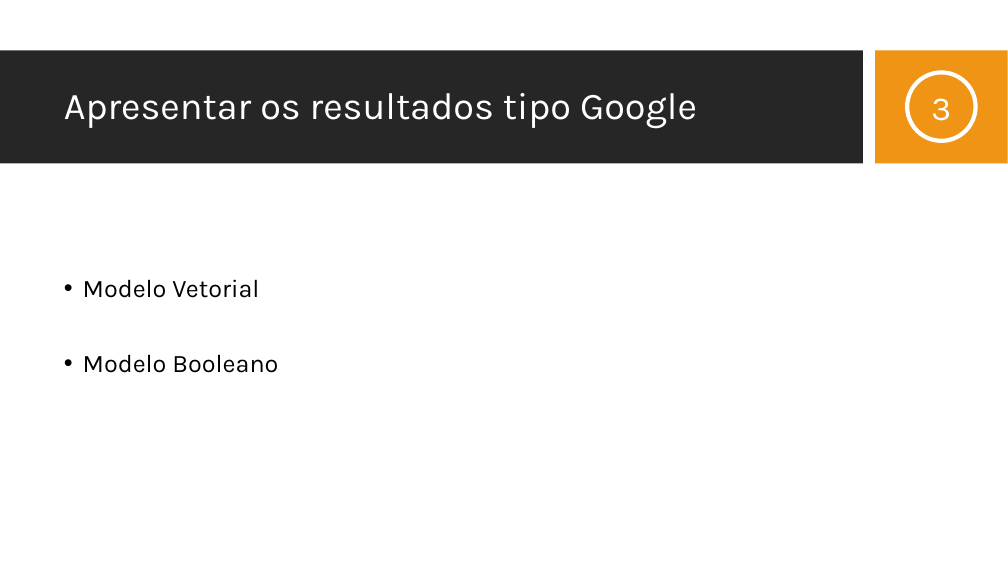
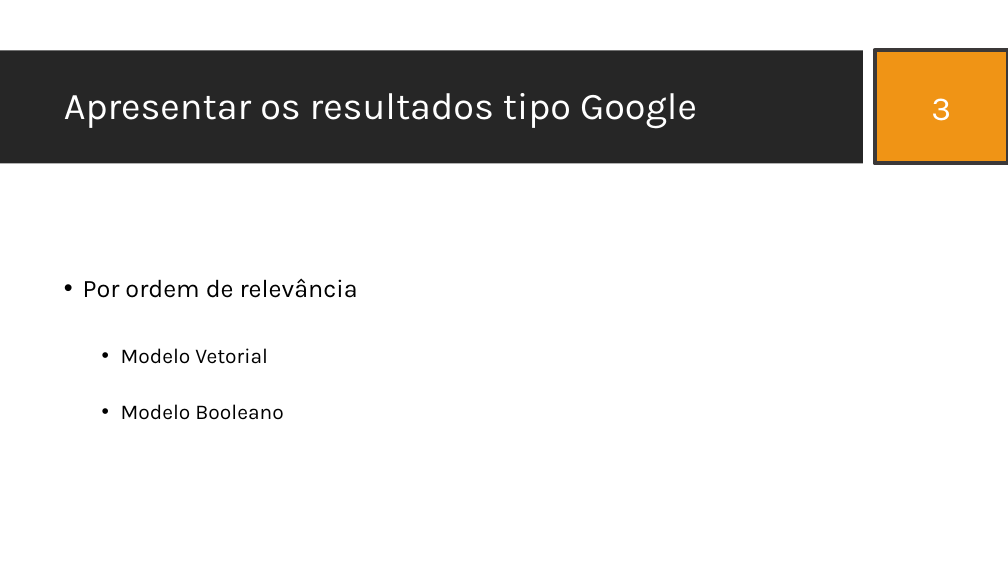
Before and after one commit to JDSBCC/Indexacao-de-Documentos-Clinicos, a slide deck: slide 17 of Dissertacao/4. Defesa da dissertação.pptx (slide 18 before the commit). Drawn at 1008x567 pixels with LibreOffice and Linux fonts; fonts in the diff are those of the drawing; background and template pictures are left out. Boxes give left, top, right and bottom in pixels: in the first picture for what was removed or moved away, otherwise in the second. Text is boxed around its words. In the diff, an @@ line names an element or a change of style, - is before the commit and + after.

```diff
--- a/Dissertacao/4. Defesa da dissertação.pptx
+++ b/Dissertacao/4. Defesa da dissertação.pptx
@@ rectangle added at <box>875,50,1008,163</box>, outline #3B3838 4 pt @@
@@ ellipse removed at <box>907,73,976,141</box> @@
@@ text at <box>83,278,358,298</box>: paragraph added @@
+• Por ordem de relevância
@@ text at <box>121,348,283,420</box>: size 24 to 20 pt in "Modelo Vetorial", "Modelo Booleano"; list level 1 to 2 in "Modelo Vetorial"; list level 1 to 2 in "Modelo Booleano" @@
```
Also in this commit, not shown: 14 other slides changed, 4 slides added, 3 slides removed, 7 other files.
